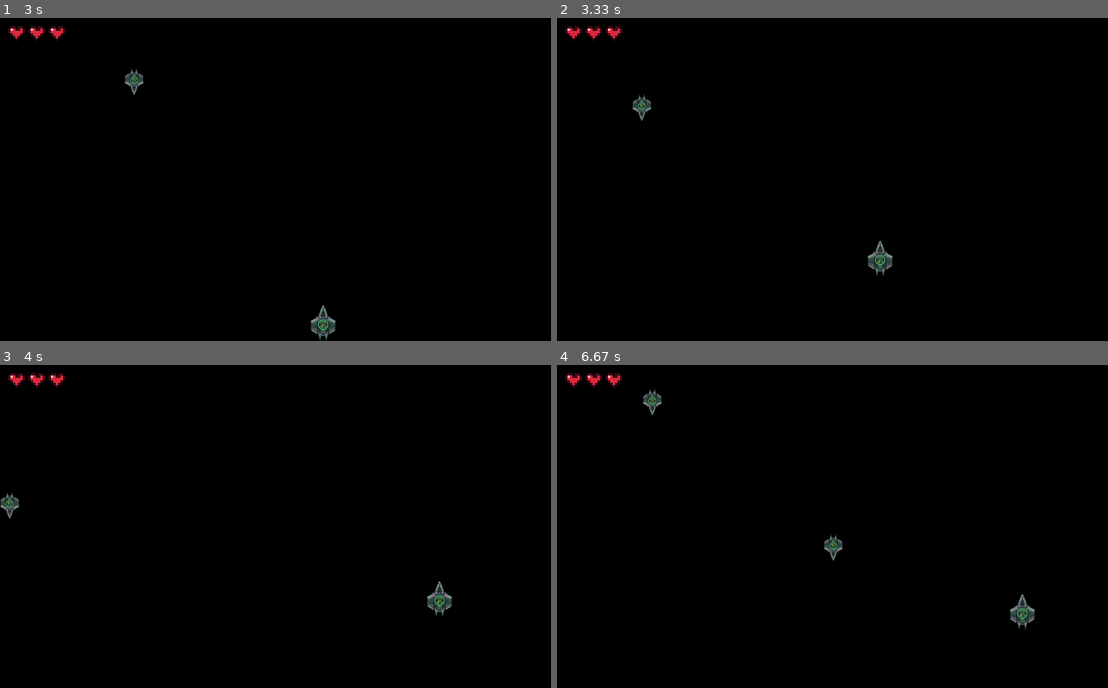
Above: before the commit, frames 1-4 (two rows, left to right).
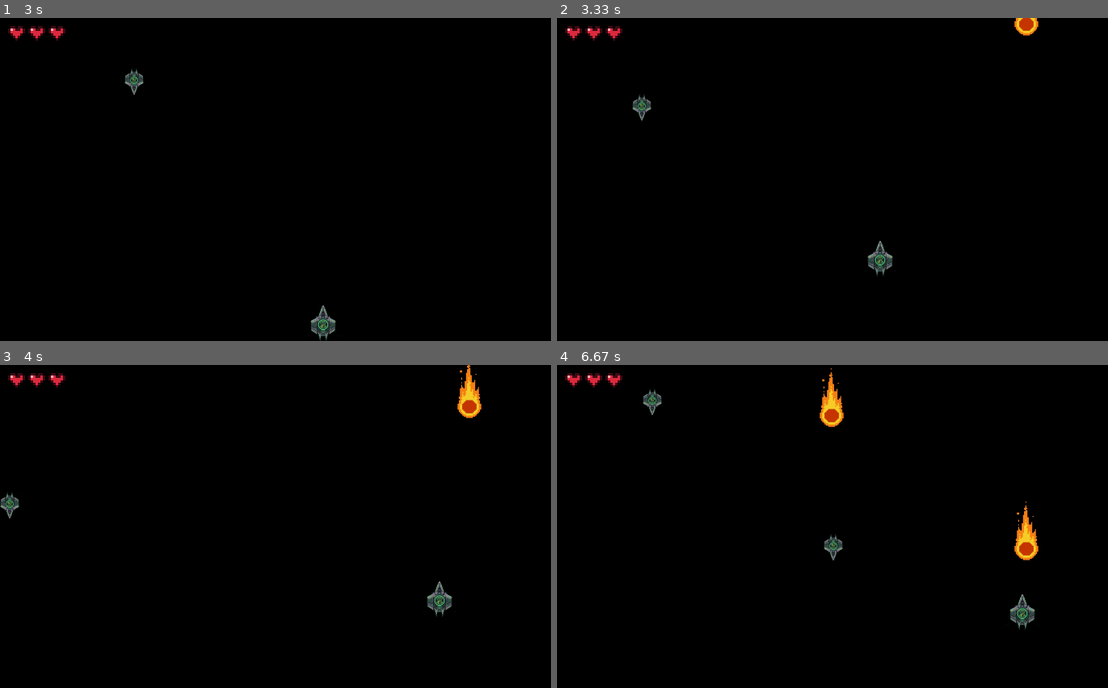
Above: after the commit, the same moments.

Repository: Nikolas-05/Pygame-Demo
Game: pygame game, started from Main.py
Two runs of this game, one before a commit and one after it. Both use one fixed random seed, a clock stepped at 60 frames per second and the inputs below.
Inputs:
- Up to frame 1 (3 s): hold Right 0.33-0.8 s; hold Up 0.83-1.13 s; hold Right 1.17-1.63 s; hold Left 1.67-2.2 s; hold Down 2.23-2.53 s; hold Left 2.57-2.97 s
- Up to frame 2 (3.33 s): hold Up from 3 s (still down)
- Up to frame 3 (4 s): release Up at 3.37 s; hold Right from 3.4 s (still down)
- Up to frame 4 (6.67 s): release Right at 4.03 s; hold Down 4.07-4.43 s; hold Left 4.47-4.93 s; hold Right 4.97-5.43 s; hold Up 5.47-5.77 s; hold Right 5.8-6.27 s; hold Left from 6.3 s (still down)

Frame 1 is identical in both runs. In frame 2, 0.2% of the frame differs, in the area x 82-88%, y 0-6%; in frame 3, 0.4%; in frame 4, 0.9%, in the area x 47-88%, y 1-61%.

Commit message:
meteor add

Diff:
--- a/Enemy_class.py
+++ b/Enemy_class.py
@@ -58,3 +58,49 @@
         self.move()
         if self.rect.top > screen_height:
             self.kill()
+
+class Meteor(pg.sprite.Sprite):
+    def __init__(self, screen_width=800):
+        super().__init__()
+        image = pg.image.load('Demo_images/Meteor.PNG').convert_alpha()
+        height = round(image.get_height() * ENEMY_WIDTH / image.get_width())
+        self.image = pg.transform.smoothscale(image, (ENEMY_WIDTH, height))
+        self.screen_width = screen_width
+
+        # starts just above the top of the screen at a random x
+        self.x = r.randint(ENEMY_WIDTH, screen_width - ENEMY_WIDTH)
+        self.y = -height
+        self.rect = self.image.get_rect(midbottom=(self.x, 0))
+
+        # every enemy gets its own random path: a fall speed, a sideways drift
+        # and a side to side weave
+        self.speed = r.uniform(1, 2)
+        # self.drift = r.uniform(-1, 1)
+        # self.weave_size = r.uniform(20, 80)
+        # self.weave_speed = r.uniform(0.02, 0.06)
+        # self.weave_timer = r.uniform(0, m.tau)
+        # self.turn_timer = r.randint(60, 180)
+
+    def move(self):
+        self.y += self.speed
+        # self.x += self.drift
+        # self.weave_timer += self.weave_speed
+
+        # every so often it picks a new drift, so no two paths look the same
+        # self.turn_timer -= 1
+        # if self.turn_timer <= 0:
+        #     self.drift = r.uniform(-1.5, 1.5)
+        #     self.turn_timer = r.randint(60, 180)
+
+        # bounce off the sides of the screen
+        # if self.x < ENEMY_WIDTH or self.x > self.screen_width - ENEMY_WIDTH:
+        #     self.drift = -self.drift
+        #     self.x = max(ENEMY_WIDTH, min(self.x, self.screen_width - ENEMY_WIDTH))
+
+        # self.rect.centerx = round(self.x + m.sin(self.weave_timer) * self.weave_size)
+        self.rect.bottom = round(self.y + self.rect.height)
+
+    def update(self, screen_height=400):
+        self.move()
+        if self.rect.top > screen_height:
+            self.kill()
--- a/Main.py
+++ b/Main.py
@@ -6,7 +6,7 @@
 
 from lives_class import Lives
 from Player import Spaceship
-from Enemy_class import Enemy
+from Enemy_class import Enemy, Meteor
 
 
 pg.init()
@@ -23,6 +23,9 @@
 ENEMY_SPAWN = pg.USEREVENT + 1
 pg.time.set_timer(ENEMY_SPAWN, 2000)
 
+METEOR_SPAWN = pg.USEREVENT + 2
+pg.time.set_timer(METEOR_SPAWN, 3000)      # a new meteor every 3 seconds
+
 while True:
     for event in pg.event.get():
         if event.type == pg.QUIT:
@@ -34,6 +37,8 @@
                 pg.display.toggle_fullscreen()
         if event.type == ENEMY_SPAWN:
             enemies.add(Enemy(screen.get_width()))
+        if event.type == METEOR_SPAWN:
+            enemies.add(Meteor(screen.get_width()))
 
     screen.fill('black')
     player.update(screen.get_size())
Binary file added: Demo_images/Meteor.PNG
